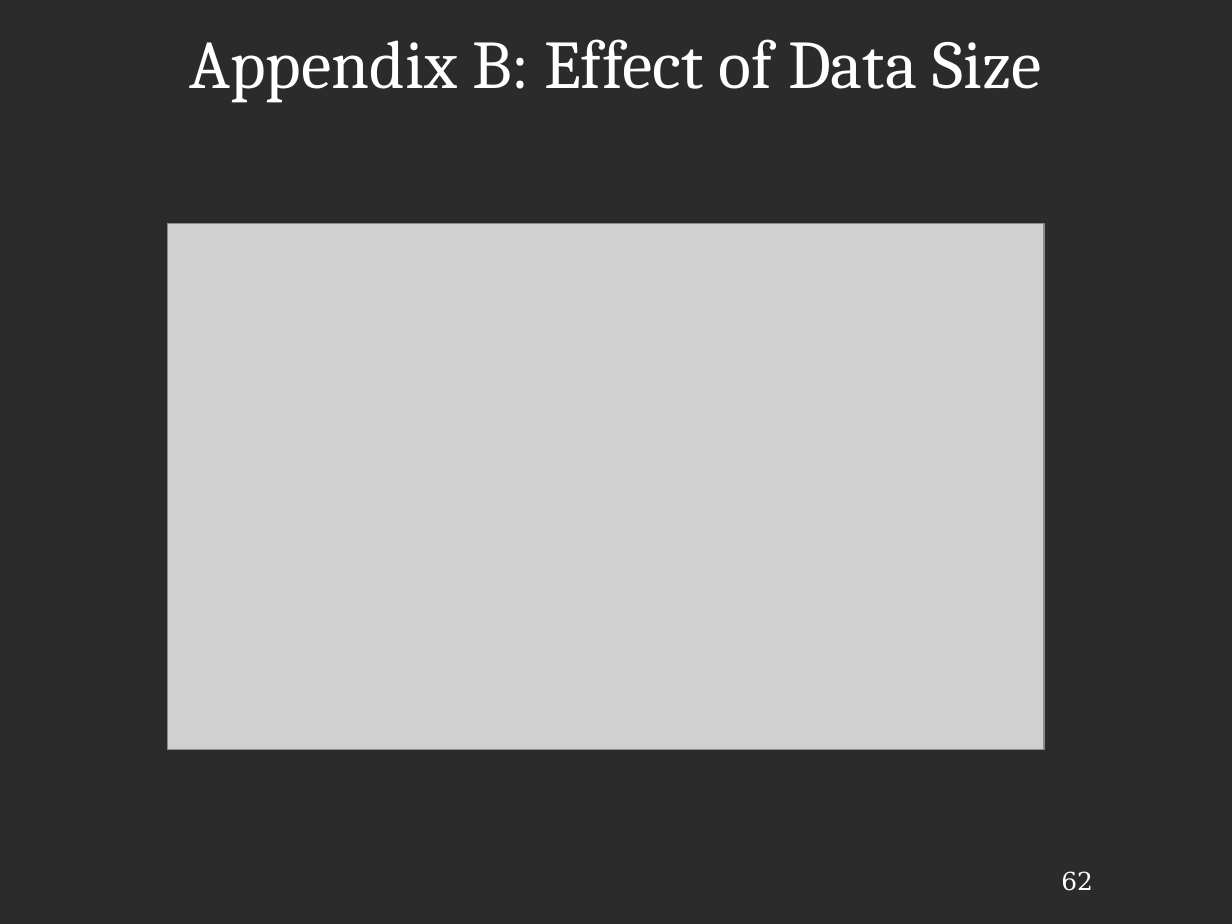
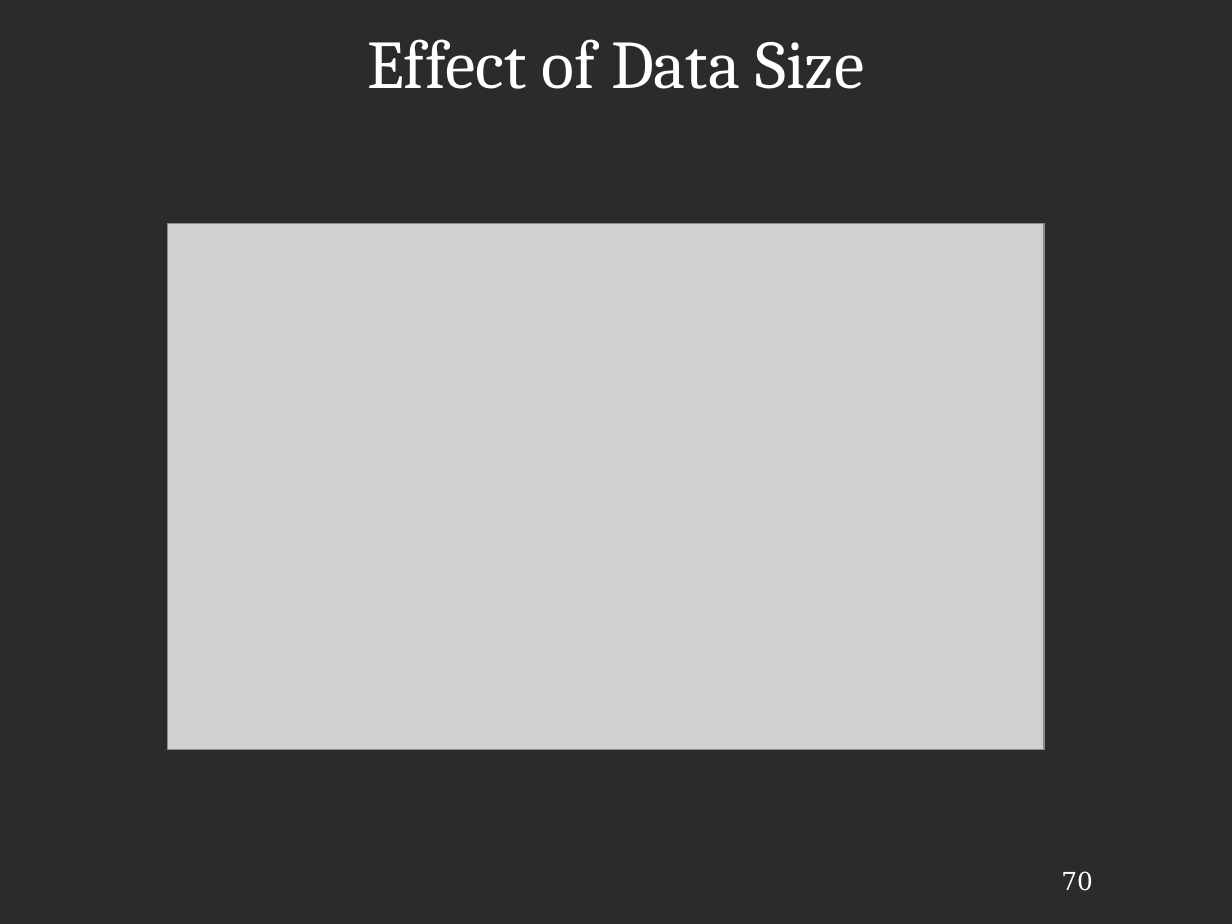
Before and after one commit to JRMeyer/defense, a slide deck: slide 70 of defense.odp (slide 62 before the commit). Drawn at 1232x924 pixels with LibreOffice and Linux fonts; fonts in the diff are those of the drawing; grey boxes stand for pictures; background and template pictures are left out; a plain dark background stands for a picture behind light text. Boxes give left, top, right and bottom in pixels: in the first picture for what was removed or moved away, otherwise in the second. Text is boxed around its words. In the diff, an @@ line names an element or a change of style, - is before the commit and + after.

```diff
--- a/defense.odp
+++ b/defense.odp
@@ title at [367, 39, 864, 89]: text changed @@
-Appendix B: Effect of Data Size
+Effect of Data Size
@@ page number at [1061, 871, 1093, 891]: text changed @@
-62
+70
```
Also in this commit, not shown: 22 other slides changed, 14 slides added, 1 slide removed, 4 other files.
